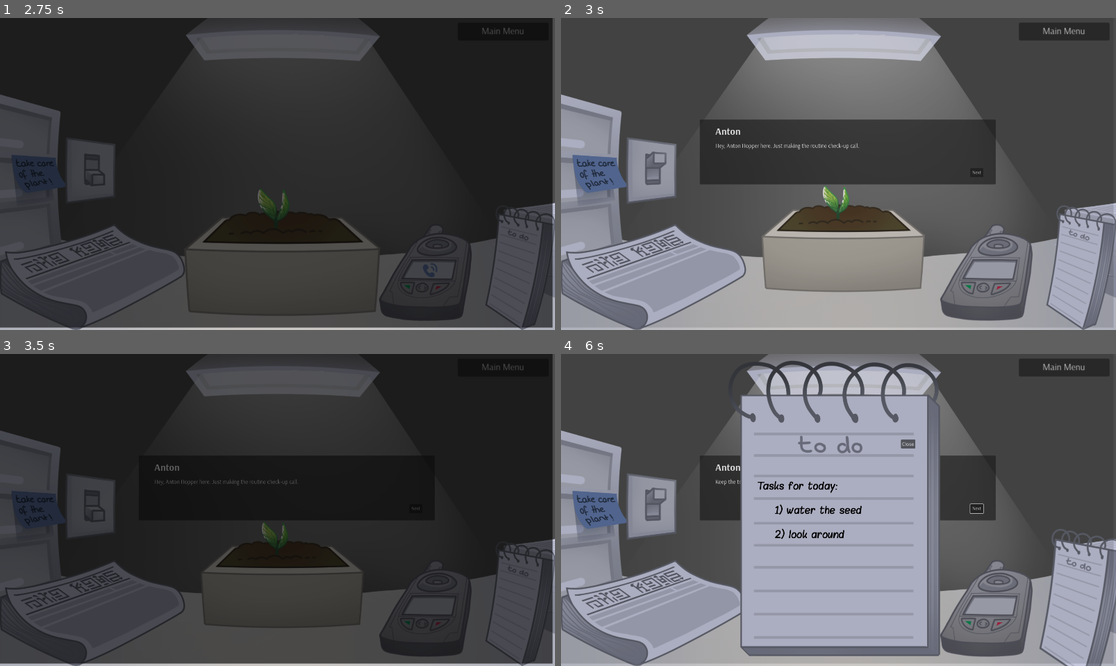
Above: before the commit, frames 1-4 (two rows, left to right).
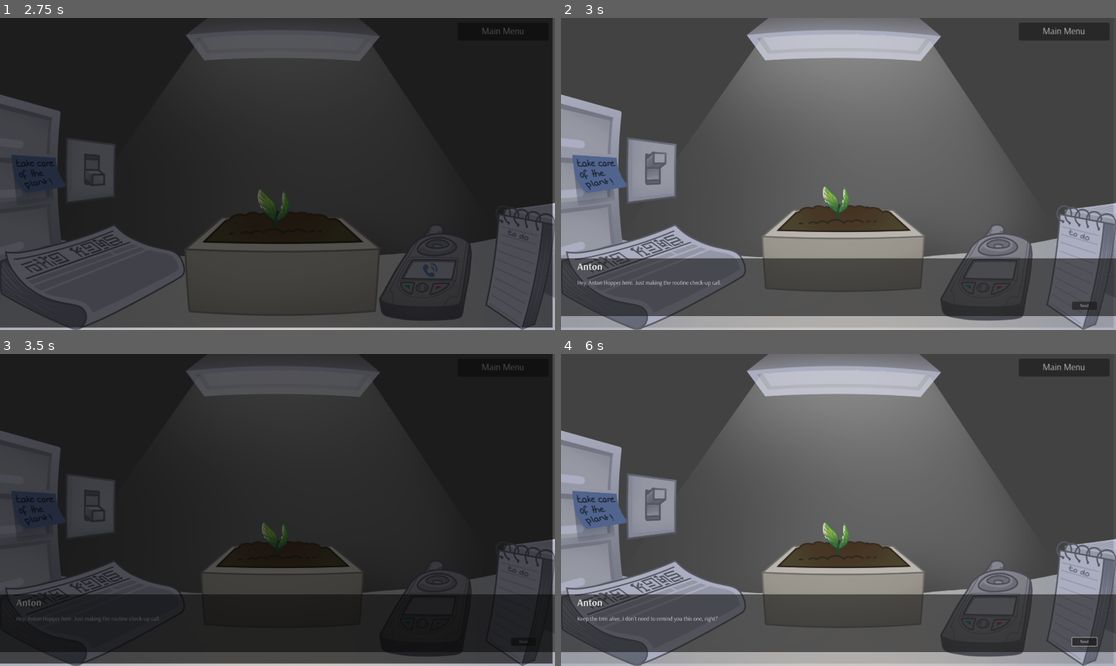
Above: after the commit, the same moments.

Repository: gringames/fem-devs-jam-24
Game: Godot game, scene res://menus/main_menu.tscn
Same seed, same stepped clock (60 frames per second), same inputs: the game is played once before the commit and once after it. Sound files missing from this copy of the repository are replaced by a short silence.
Inputs (mouse positions are in pixels of both pictures, inside the frame that each line leads up to):
- Up to frame 1 (2.75 s): move the mouse to (283, 245) at 0.52 s; click (283, 245) at 0.6 s; move the mouse to (88, 170) at 1.27 s; click (88, 170) at 1.35 s; move the mouse to (283, 248) at 2.02 s; click (283, 248) at 2.1 s
- Up to frame 2 (3 s): move the mouse to (988, 270) at 2.77 s; click (988, 270) at 2.85 s
- Up to frame 3 (3.5 s): no input
- Up to frame 4 (6 s): click "Next" at 3.5 s; click "Next" at 4.25 s; click "Next" at 5 s; move the mouse to (1082, 603) at 5.77 s; click (1082, 603) at 5.85 s

Frame 1 is identical in both runs. In frame 2, 29% of the frame differs, in the area x 0-100%, y 32-96%; in frame 3, 16%; in frame 4, 46%, in the area x 0-100%, y 2-100%.

Commit message:
enlarge text box

Diff:
--- a/femdevsjam24/Game/game.tscn
+++ b/femdevsjam24/Game/game.tscn
@@ -133,7 +133,7 @@
 [node name="TextBox" parent="." instance=ExtResource("6_rjoll")]
 visible = false
 z_index = 3
-position = Vector2(-400, -424)
+position = Vector2(-424, -208)
 
 [node name="Phone" parent="." node_paths=PackedStringArray("text_box") instance=ExtResource("14_3hl40")]
 position = Vector2(1048, 696)
--- a/femdevsjam24/Text/Box/text_box.tscn
+++ b/femdevsjam24/Text/Box/text_box.tscn
@@ -16,10 +16,10 @@
 anchor_top = 0.5
 anchor_right = 0.5
 anchor_bottom = 0.5
-offset_left = 456.0
-offset_top = 592.0
-offset_right = 1480.0
-offset_bottom = 816.0
+offset_left = -16.0
+offset_top = 856.0
+offset_right = 1936.0
+offset_bottom = 1056.0
 grow_horizontal = 2
 grow_vertical = 2
 
@@ -34,14 +34,14 @@
 [node name="Name" type="RichTextLabel" parent="DialogueBox"]
 layout_mode = 1
 anchors_preset = -1
-anchor_left = 0.053
-anchor_top = 0.041
-anchor_right = 0.947
-anchor_bottom = 0.137
-offset_left = -0.0800018
-offset_top = 10.752
-offset_right = 0.0799561
-offset_bottom = 41.464
+anchor_left = 0.037
+anchor_top = 0.04
+anchor_right = 0.931
+anchor_bottom = 0.29
+offset_left = -0.223999
+offset_top = -2.76566e-05
+offset_right = -0.0640869
+offset_bottom = -0.0880318
 grow_horizontal = 2
 grow_vertical = 2
 theme_override_fonts/normal_font = ExtResource("2_0vked")
@@ -59,14 +59,13 @@
 [node name="Message" type="RichTextLabel" parent="DialogueBox"]
 layout_mode = 1
 anchors_preset = -1
-anchor_left = 0.053
-anchor_top = 0.348
+anchor_left = 0.041
+anchor_top = 0.36
 anchor_right = 0.883
-anchor_bottom = 0.893
-offset_left = -0.272003
-offset_top = 0.0479965
-offset_right = -0.192017
-offset_bottom = -0.0320129
+anchor_bottom = 0.88
+offset_left = -8.03201
+offset_right = -0.616089
+offset_bottom = 2.99998
 grow_horizontal = 2
 grow_vertical = 2
 theme_override_fonts/normal_font = ExtResource("2_0vked")
